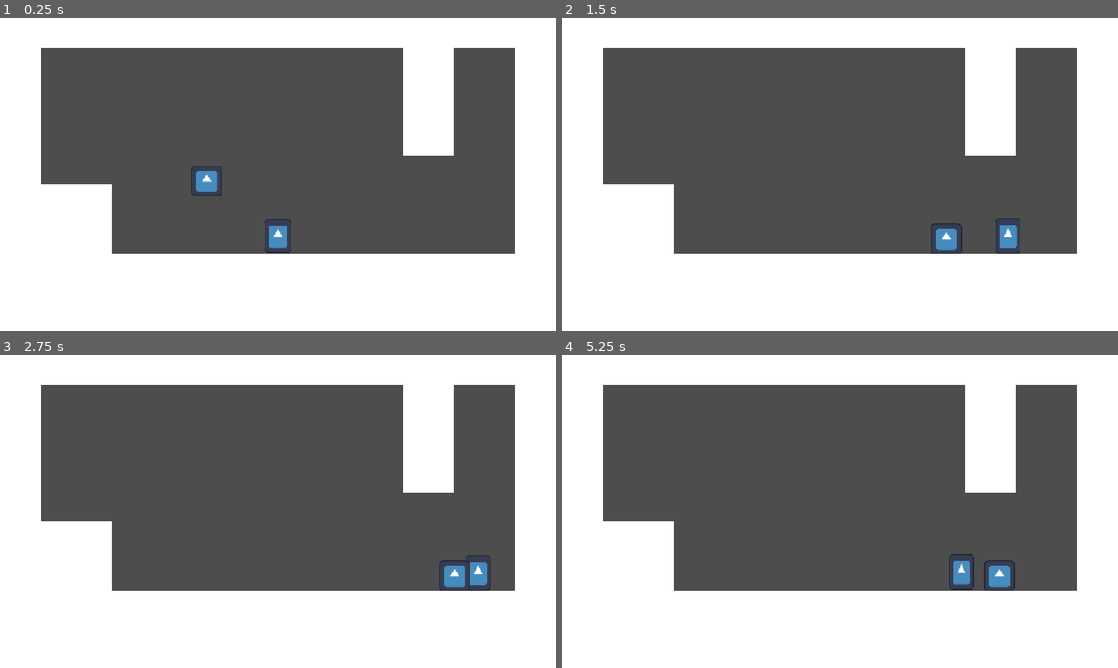
Above: before the commit, frames 1-4 (two rows, left to right).
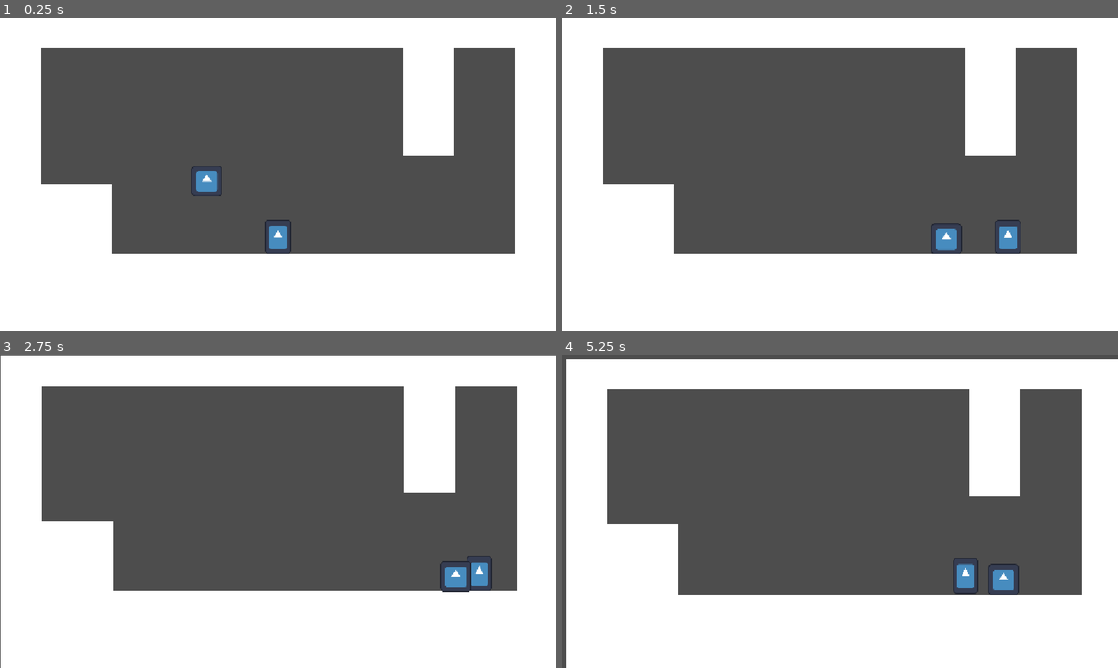
Above: after the commit, the same moments.

Repository: nilstop/SnowmanGame
Game: Godot game, scene res://stage.tscn
Two runs of this game, one before a commit and one after it. Both use one fixed random seed, a clock stepped at 60 frames per second and the inputs below. The engine's default icon, where the game draws it, is replaced by a stand-in: a white triangle on a blue panel in a dark square.
Inputs:
- Up to frame 1 (0.25 s): no input
- Up to frame 2 (1.5 s): hold Right (right) from 0.53 s (still down); tap A (ice) at 0.6 s; tap Z (jump) at 0.77 s; tap Space (water) at 0.8, 1.35 s
- Up to frame 3 (2.75 s): tap Z (jump) at 1.52 s; tap A (ice) at 1.55, 2.1 s; release Right (right) at 2.03 s; hold Left (left) from 2.03 s (still down); tap Space (water) at 2.3 s
- Up to frame 4 (5.25 s): release Left (left) at 2.78 s; hold Right (right) 2.78-4.28 s; tap X (shoot) at 2.85 s; tap Z (jump) at 3.02, 3.77, 4.52 s; tap A (ice) at 3.05, 4.35 s; tap Space (water) at 3.6, 5.1 s; hold Left (left) 4.28-5.03 s; hold Right (right) from 5.03 s (still down)

The runs differ from the first frame. In frame 1, 0.1% of the frame differs, in the area x 47-53%, y 64-76%; in frame 2, 0.1%; in frame 3, 1.4%; in frame 4, 6.4%, in the area x 0-100%, y 0-100%.

Commit message:
Player sprite pivots
Makes squashing and stretching more smooth/makes the player always seem grounded.

Diff:
--- a/Snowman/snowman.gd
+++ b/Snowman/snowman.gd
@@ -2,18 +2,24 @@
 
 signal ice_land(force)
 
-@onready var sprite: Sprite2D = $Sprite2D
+# Sprite Pivot references
+@onready var snow_sprite_pivot: Node2D = $SnowSpritePivot
+@onready var ice_sprite_pivot: Node2D = $IceSpritePivot
+@onready var water_sprite_pivot: Node2D = $WaterSpritePivot
+
+# Node references
 @onready var snowman_shape: CollisionShape2D = $SnowmanShape
 @onready var water_shape: CollisionShape2D = $WaterShape
 @onready var ice_cube_shape: CollisionShape2D = $IceCubeShape
 @onready var water_environment_area: Area2D = $WaterEnvironmentArea
 #@onready var camera_2d: Camera2D = $Camera2D
-@onready var camera_2d: Camera2D = $"../Camera2D"
+@onready var camera_2d: Camera = $"../Camera2D"
 
 enum States {Snow, Water, Ice, Steam}
 
 @export var snowball: PackedScene
 
+# States
 var state: States = States.Snow: set = set_state
 var facing := Vector2.RIGHT
 var throw_direction: Vector2
@@ -40,28 +46,30 @@
 	water_shape.disabled = true
 	snowman_shape.disabled = true
 	ice_cube_shape.disabled = true
+	water_sprite_pivot.hide()
+	snow_sprite_pivot.hide()
+	ice_sprite_pivot.hide()
 
 	if new_state == States.Water:
 
+		water_sprite_pivot.show()
 		move_and_collide(Vector2.DOWN * 25)
 		water_shape.disabled = false
 		velocity = Vector2.ZERO
-		sprite.scale = PLACEHOLDER_WATER_SIZE
 
 	if new_state == States.Snow:
 
+		snow_sprite_pivot.show()
 		snowman_shape.disabled = false
-		if !state == States.Ice:
-			sprite.scale = PLACEHOLDER_SNOWMAN_SIZE
-		else:
-			pass
+		if state == States.Ice:
+			snow_sprite_pivot.scale = Vector2(3.0,0.4)
 		# Ice to Snow
 	if new_state == States.Ice:
 
+		ice_sprite_pivot.show()
 		ice_force = 0
 		velocity = Vector2.ZERO
 		ice_cube_shape.disabled = false
-		sprite.scale = PLACEHOLDER_ICECUBE_SIZE
 		velocity = Vector2.DOWN * ICE_DROP_VELOCITY
 
 	state = new_state
@@ -90,11 +98,11 @@
 		#region Squash & stretch based on y velocity
 		if is_on_floor():
 			#sprite.scale = PLACEHOLDER_SNOWMAN_SIZE
-			sprite.scale.y = lerp(sprite.scale.y, PLACEHOLDER_SNOWMAN_SIZE.y, 0.1)
-			sprite.scale.x = lerp(sprite.scale.x, PLACEHOLDER_SNOWMAN_SIZE.x, 0.1)
-		else:
-			sprite.scale.y = PLACEHOLDER_SNOWMAN_SIZE.y + -velocity.y / 8300
-			sprite.scale.x = PLACEHOLDER_SNOWMAN_SIZE.x + velocity.y / 8300
+			snow_sprite_pivot.scale.y = lerp(snow_sprite_pivot.scale.y, 1.0, 0.1)
+			snow_sprite_pivot.scale.x = lerp(snow_sprite_pivot.scale.x, 1.0, 0.1)
+		else:
+			snow_sprite_pivot.scale.y = 1.0 + -velocity.y / 6000
+			snow_sprite_pivot.scale.x = 1.0 + velocity.y / 6000
 
 		#endregion
 	#endregion
@@ -145,7 +153,7 @@
 		ice_force += 25
 		if is_on_floor():
 			emit_signal("ice_land", ice_force)
-			sprite.scale = Vector2(1.0, 0.3)
+			snow_sprite_pivot.scale = Vector2(1.0, 0.3)
 			ice_cube_shape.scale = Vector2(1.0, 0.3)
 			move_and_collide(Vector2.DOWN * 10)
 			camera_2d.screen_shake(float(ice_force) * 0.1, Vector2(1.0, 3.0))
@@ -193,6 +201,7 @@
 # Take damage & apply knockback when colliding with enemies
 func hit(enemy, damage, knockback):
 	if state == States.Snow:
+		camera_2d.screen_shake(20)
 		Global.player_health -= damage
 		print(Global.player_health)
 		velocity = global_position.direction_to(enemy.global_position) * -Vector2(knockback, knockback * 0.4)
--- a/Snowman/snowman.tscn
+++ b/Snowman/snowman.tscn
@@ -25,7 +25,7 @@
 tracks/0/type = "value"
 tracks/0/imported = false
 tracks/0/enabled = true
-tracks/0/path = NodePath("Sprite2D:scale")
+tracks/0/path = NodePath("SnowSpritePivot/Sprite2D:scale")
 tracks/0/interp = 1
 tracks/0/loop_wrap = true
 tracks/0/keys = {
@@ -41,7 +41,7 @@
 tracks/0/type = "value"
 tracks/0/imported = false
 tracks/0/enabled = true
-tracks/0/path = NodePath("Sprite2D:scale")
+tracks/0/path = NodePath("SnowSpritePivot/Sprite2D:scale")
 tracks/0/interp = 0
 tracks/0/loop_wrap = true
 tracks/0/keys = {
@@ -62,17 +62,29 @@
 script = ExtResource("1_nxjs2")
 snowball = ExtResource("2_shg61")
 
-[node name="IceSprite" type="Sprite2D" parent="." unique_id=1713471180]
+[node name="IceSpritePivot" type="Node2D" parent="." unique_id=610187027]
 visible = false
+position = Vector2(0, 43)
+
+[node name="IceSprite" type="Sprite2D" parent="IceSpritePivot" unique_id=1713471180]
+position = Vector2(0, -43)
 scale = Vector2(0.67187494, 0.671875)
 texture = ExtResource("1_mklb1")
 
-[node name="Sprite2D" type="Sprite2D" parent="." unique_id=1898173533]
+[node name="SnowSpritePivot" type="Node2D" parent="." unique_id=1277337564]
+position = Vector2(0, 37)
+
+[node name="Sprite2D" type="Sprite2D" parent="SnowSpritePivot" unique_id=1898173533]
+position = Vector2(0, -37)
 scale = Vector2(0.40625, 0.578125)
 texture = ExtResource("1_mklb1")
 
-[node name="WaterSprite" type="Sprite2D" parent="." unique_id=97363000]
+[node name="WaterSpritePivot" type="Node2D" parent="." unique_id=421954269]
 visible = false
+position = Vector2(0, 25)
+
+[node name="WaterSprite" type="Sprite2D" parent="WaterSpritePivot" unique_id=97363000]
+position = Vector2(0, -24.999998)
 scale = Vector2(0.2, 0.2)
 texture = ExtResource("1_mklb1")
 
--- a/camera.gd
+++ b/camera.gd
@@ -1,4 +1,5 @@
 extends Camera2D
+class_name Camera
 
 signal done
 
